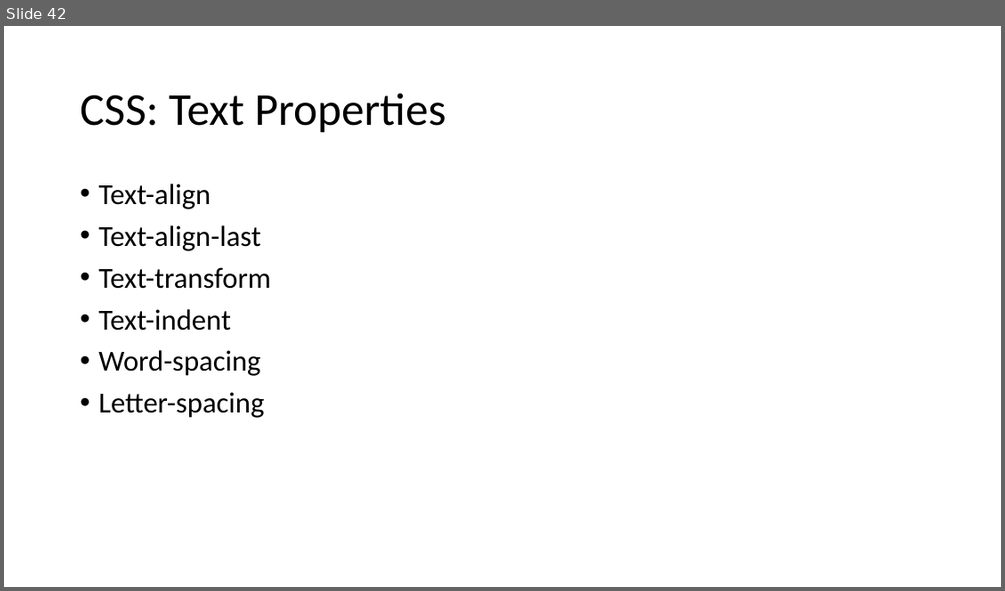
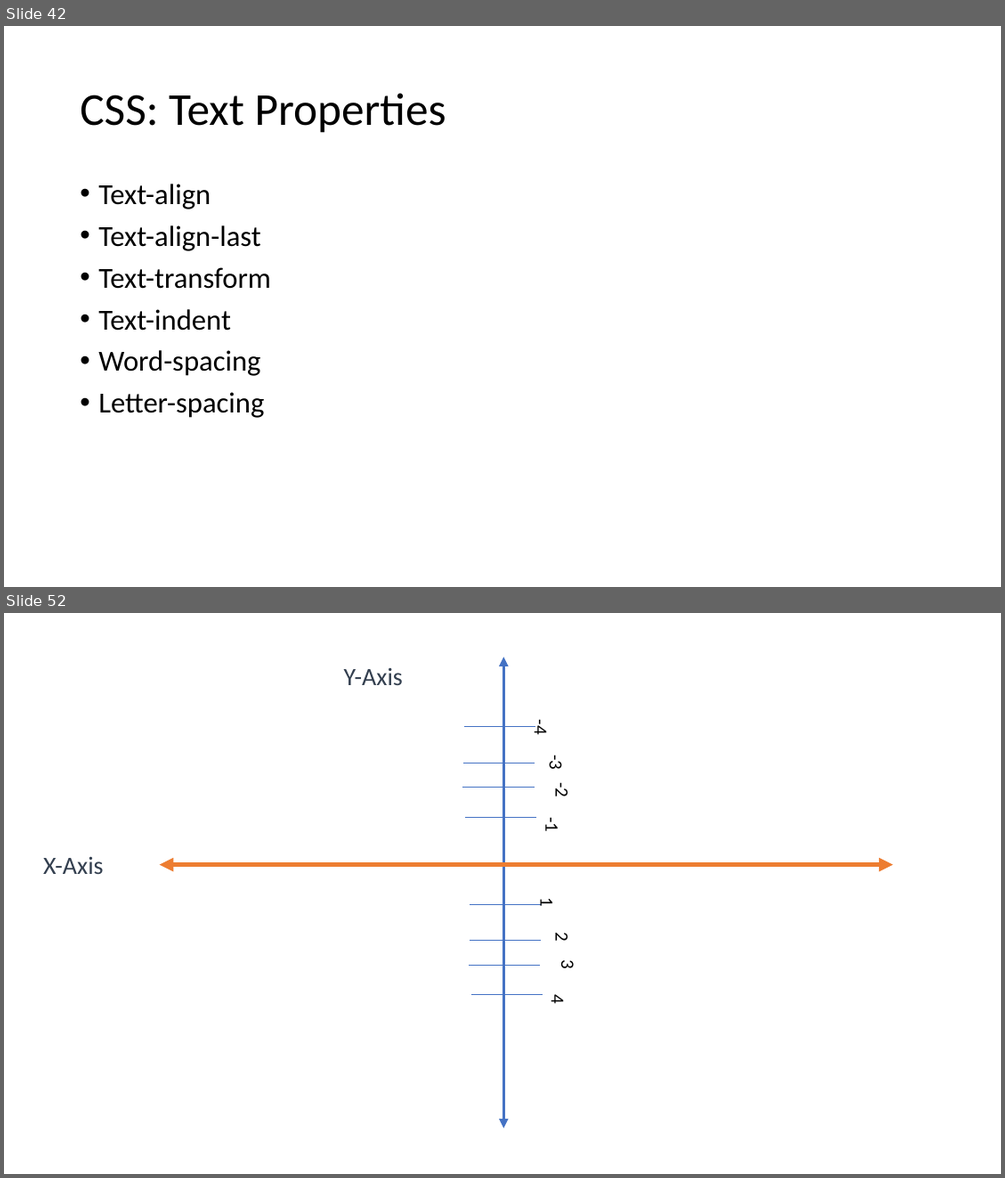
Before and after one commit to PiyushChaturvedii/Batch04, a slide deck: CSS.pptx. Shown one above the other, each under a label of ours: slide 42 before the commit, slides 42 and 52 after it; the slides between them are not shown. The pictures are 1005x591 and 1005x1178 pixels, drawn with LibreOffice and Linux fonts; fonts in the diff are those of the drawing. Boxes give left, top, right and bottom in pixels: in the first picture for what was removed or moved away, otherwise in the second. Text is boxed around its words. In the diff, an @@ line names an element or a change of style, - is before the commit and + after.

```diff
--- a/CSS.pptx
+++ b/CSS.pptx
@@ slide 52 added at (4,613,1001,1174), background #FFFFFF @@
@@ double arrow added from (503, 657) to (503, 1128), #4472C4 3 pt @@
@@ text added at (344,667,403,685), 24 pt, text #333F50 @@
+Y-Axis
@@ group added at (463,721,574,831): 4 lines, 4 texts @@
+-4
+-3
+-2
+-1
@@ text added at (43,856,104,874), 24 pt, text #333F50 @@
+X-Axis
@@ double arrow added from (160, 865) to (893, 865), #ED7D31 4.5 pt @@
@@ group added at (469,899,580,1004): 4 lines, 4 texts @@
+1
+2
+3
+4
```
Also in this commit, not shown: 9 other slides added, 4 other files.
